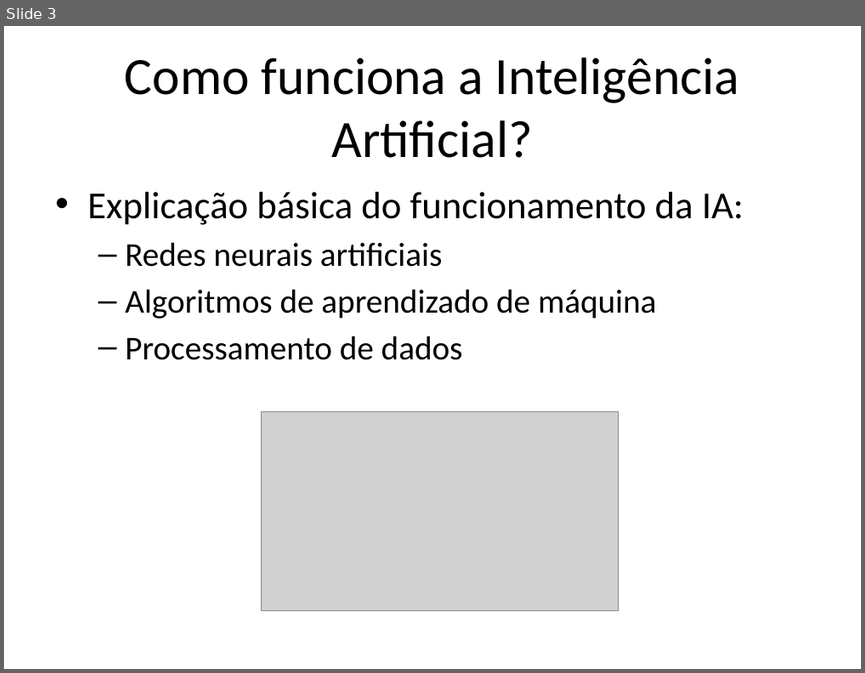
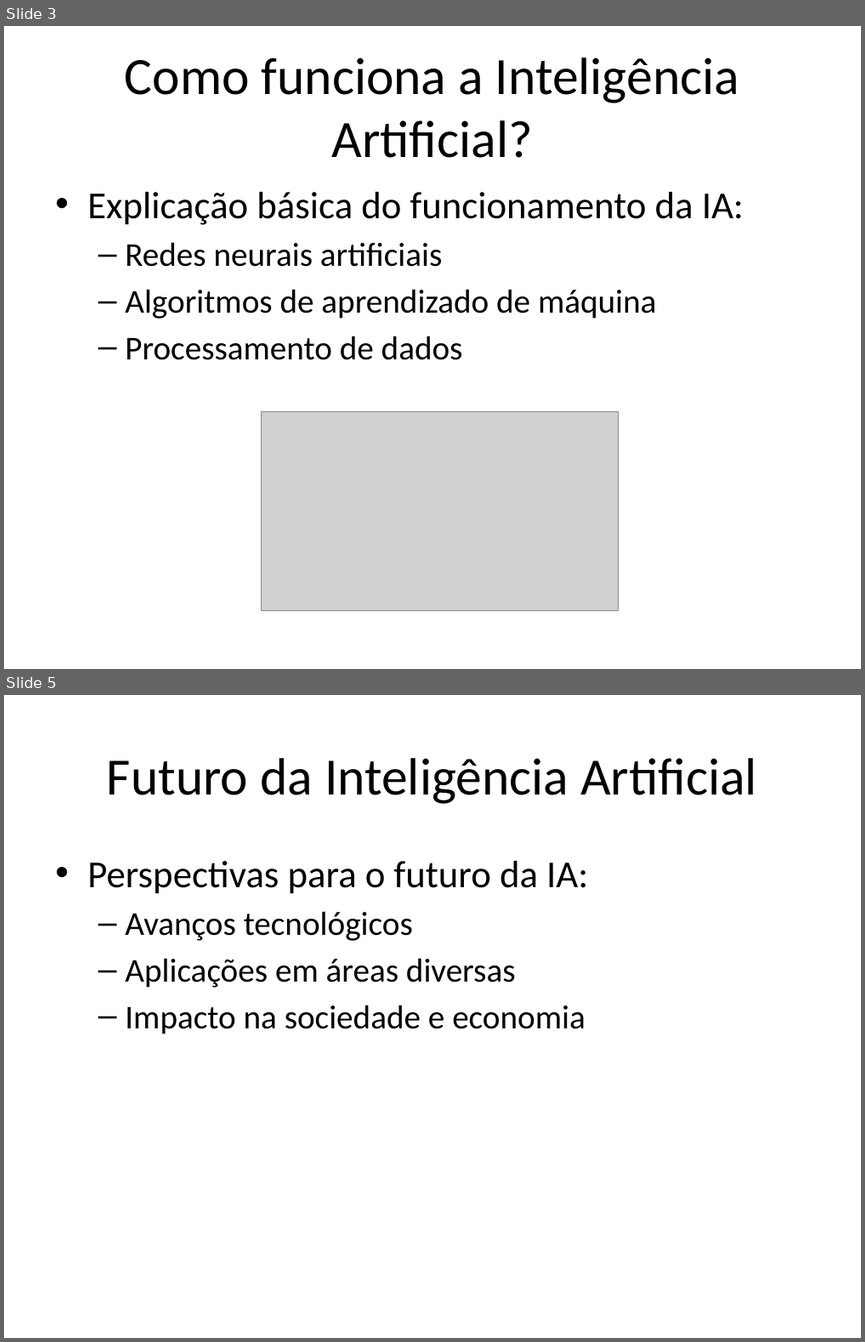
Before and after one commit to lcdlemos/EstagioNutes, a slide deck: Slides/roteiro_apresentacao.pptx. Shown one above the other, each under a label of ours: slide 3 before the commit, slides 3 and 5 after it; the slides between them are not shown. The pictures are 865x673 and 865x1342 pixels, drawn with LibreOffice and Linux fonts; fonts in the diff are those of the drawing; grey boxes stand for pictures. Boxes give left, top, right and bottom in pixels: in the first picture for what was removed or moved away, otherwise in the second. Text is boxed around its words. In the diff, an @@ line names an element or a change of style, - is before the commit and + after.

```diff
--- a/Slides/roteiro_apresentacao.pptx
+++ b/Slides/roteiro_apresentacao.pptx
@@ slide 5 added at <box>4,695,861,1338</box>, background #FFFFFF @@
@@ title added at <box>107,758,757,804</box>, 44 pt, text #000000 @@
+Futuro da Inteligência Artificial
@@ text added at <box>87,861,588,1034</box>, 28 pt, text #000000 @@
+• Perspectivas para o futuro da IA:
+  – Avanços tecnológicos
+  – Aplicações em áreas diversas
+  – Impacto na sociedade e economia
```
Also in this commit, not shown: 2 slides changed, 1 other slide added, 2 other files.
